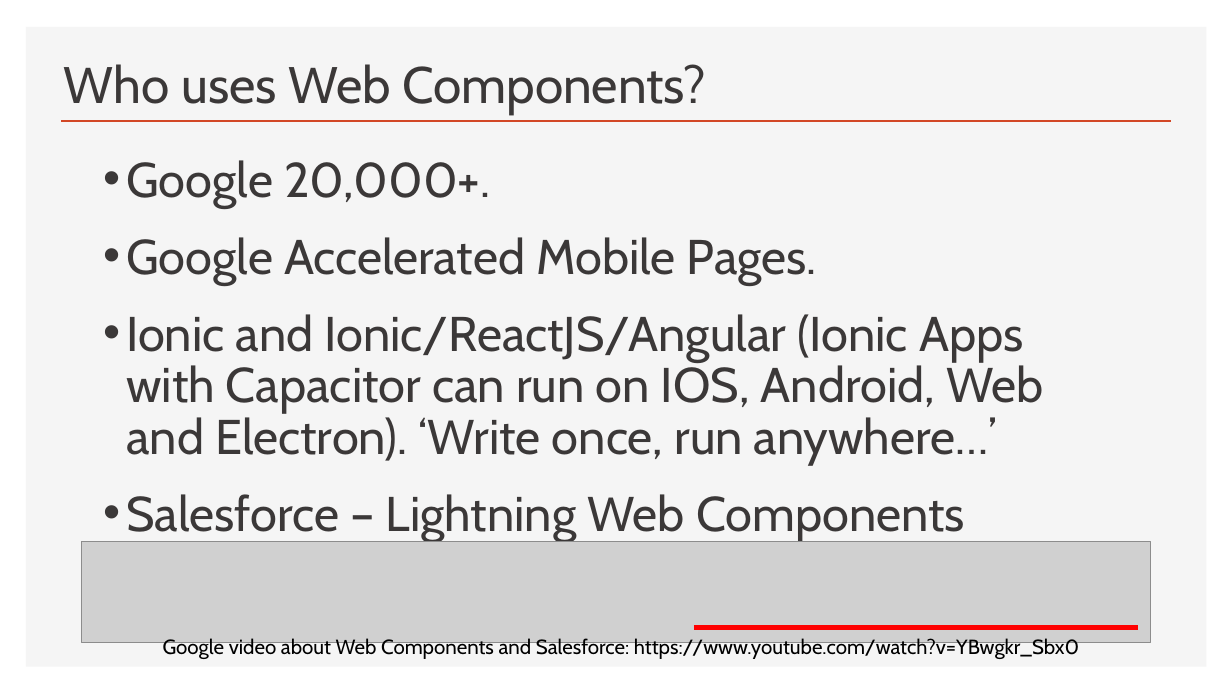
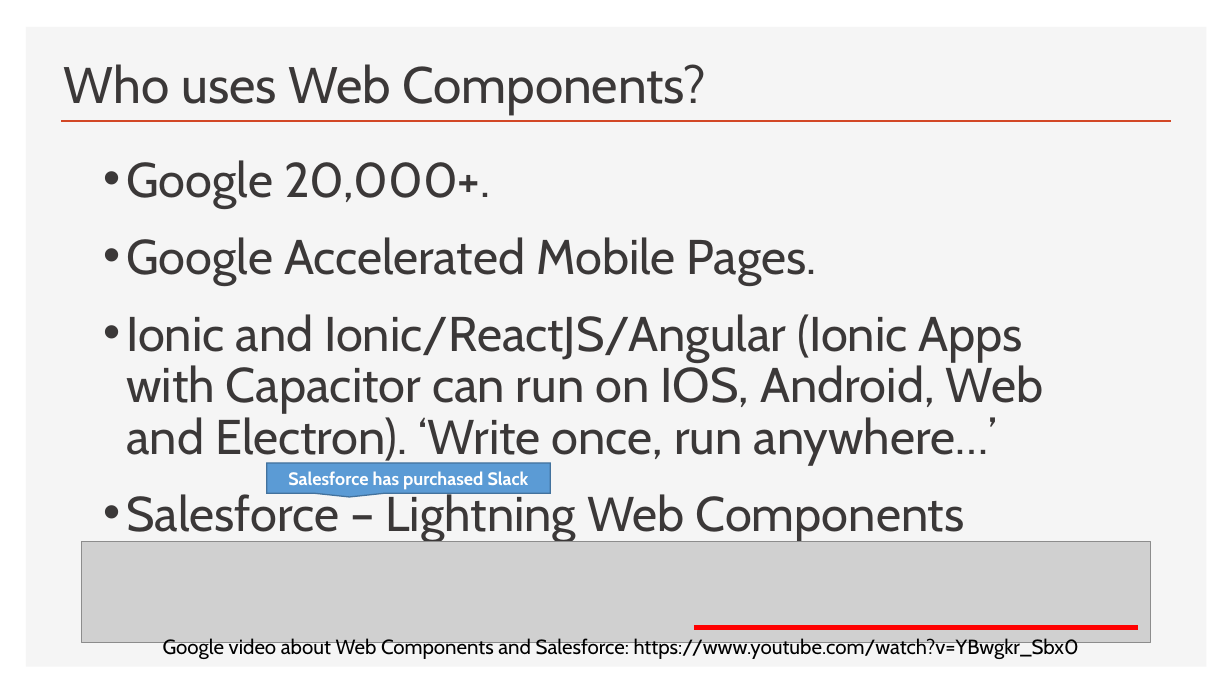
Before and after one commit to iwswordpress/ndc-london-web-components, a slide deck: slide 26 of NDC-TALK.pptx. Drawn at 1232x693 pixels with LibreOffice and Linux fonts; fonts in the diff are those of the drawing; grey boxes stand for pictures. Boxes give left, top, right and bottom in pixels: in the first picture for what was removed or moved away, otherwise in the second. Text is boxed around its words. In the diff, an @@ line names an element or a change of style, - is before the commit and + after.

```diff
--- a/NDC-TALK.pptx
+++ b/NDC-TALK.pptx
@@ speech box added at <box>267,463,551,494</box>, fill #5B9BD5, outline #43739E 1 pt, 14 pt, text #FFFFFF, bold @@
+Salesforce has purchased Slack
```
Also in this commit, not shown: 4 other slides changed, 2 other files.
